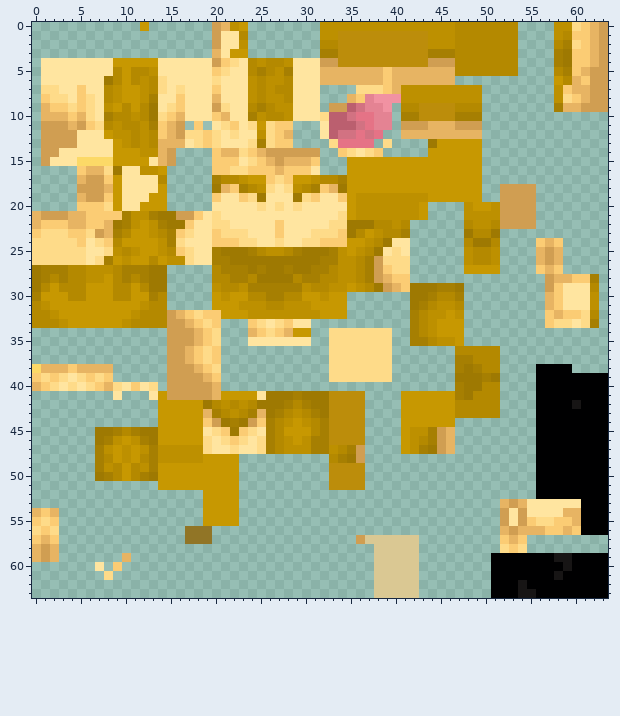
Two versions of one pixel-art sprite, assets/omni_extras/textures/models/aliens/alien_110/opticoid_skin_prototype.png. The first picture shows the starting point.
The file is 64x64 pixels.
The same view after the edit:
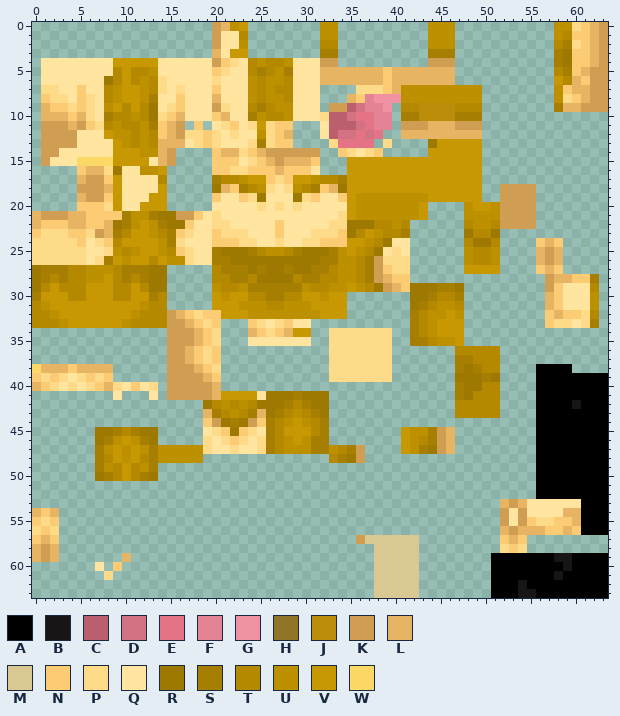
Palette (. is transparent): A #000001  B #171515  C #bb5f6f  D #d27282  E #e57386  F #e48393  G #f192a2  H #917526  J #bc8d0b  K #d09e52  L #e7b463  M #dac893  N #fbcc74  P #fedb89  Q #ffe5a0  R #9e7902  S #a67f02  T #b48900  U #bd9000  V #c79801  W #fcd967
Edits made:
Changed rows in their new state; - is an unchanged pixel.
first column x 12:
 0 .---------------------..........---.......
 1 ----------------------..........---.......
 2 ----------------------..........---.......
 3 ----------------------..........---.......
 4 ----------------------..........---.......
 5 -----------------------------------.......
first column x 14:
41 .------------------....----......
42 .....--------------....----......
43 .....--------------....----......
44 .....--------------....----......
45 .....--------------....----------
46 .....--------------....----------
48 -----....------------------------
49 .........----------....----------
50 .........----------....----------
51 .........----------....----------
52 -----....------------------------
53 -----....------------------------
54 -----....------------------------
55 -----....------------------------
56 ---...---------------------------
57 ---...---------------------------
Changed places in both pictures, as pixel boxes (x1, y1, x2, y2):
erased: (140, 22, 149, 31)
erased: (338, 22, 518, 76)
erased: (158, 391, 239, 544)
erased: (329, 391, 455, 490)
